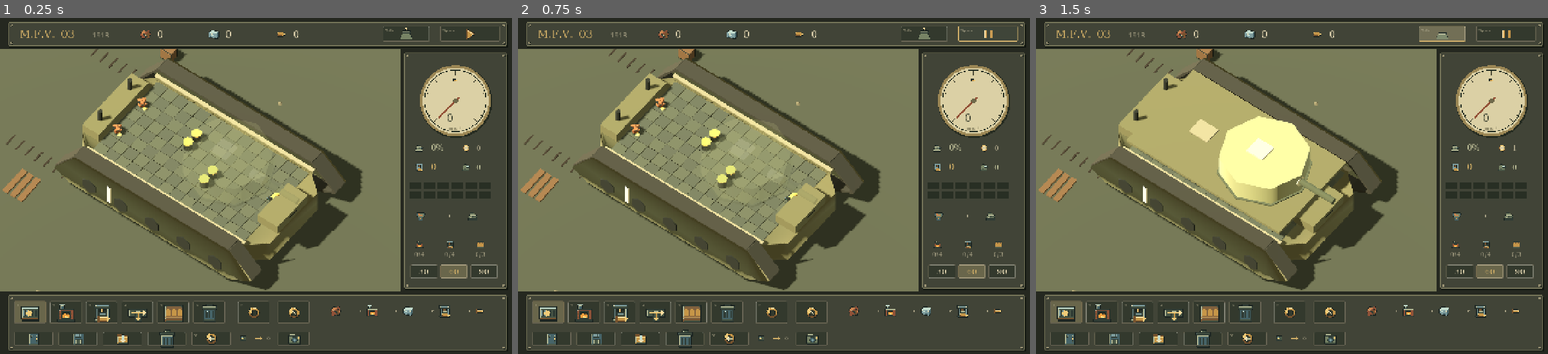
Above: before the commit, frames 1-3 (left to right).
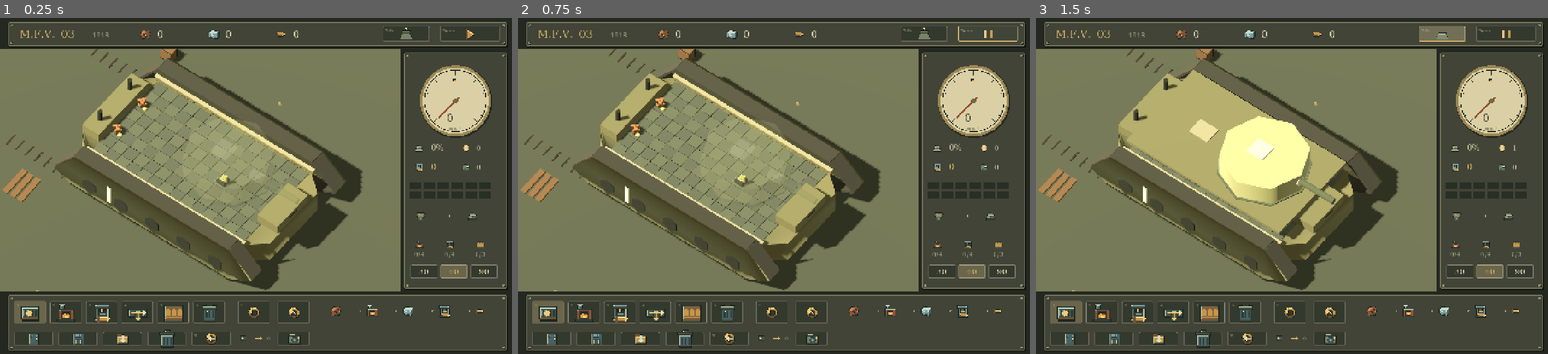
Above: after the commit, the same moments.

Repository: dicenull/last-supply-line
Game: Godot game, scene res://main.tscn
Two runs of this game, one before a commit and one after it. Both use one fixed random seed, a clock stepped at 60 frames per second and the inputs below.
Inputs (mouse positions are in pixels of both pictures, inside the frame that each line leads up to):
- Up to frame 1 (0.25 s): no input
- Up to frame 2 (0.75 s): click (989, 34) at 0.52 s
- Up to frame 3 (1.5 s): click (1440, 34) at 1.27 s

The runs differ from the first frame. In frame 1, 0.5% of the frame differs, in the area x 35-55%, y 33-55%; in frame 2, 0.5%; in frame 3, nothing differs.

Commit message:
feat: move ammo feed beneath turret and remove deck pillars

Diff:
--- a/scripts/factory.gd
+++ b/scripts/factory.gd
@@ -4,8 +4,9 @@
 const H = 8
 const TICK = 0.25
 const DIRS = [Vector2i.RIGHT, Vector2i.DOWN, Vector2i.LEFT, Vector2i.UP]
-const BLOCKS = [Vector2i(5,2), Vector2i(5,3), Vector2i(8,4), Vector2i(8,5)]
-const PORTS = {Vector2i(0,2): "source", Vector2i(0,5): "source", Vector2i(13,3): "gun"}
+const BLOCKS: Array[Vector2i] = []
+const AMMO_PORT = Vector2i(9,4)
+const PORTS = {Vector2i(0,2): "source", Vector2i(0,5): "source", AMMO_PORT: "gun"}
 const LIMITS = {"belt": 80, "furnace": 4, "press": 4, "splitter": 6, "depot": 3}
 const RECIPES = {"furnace": ["scrap", "steel", 6], "press": ["steel", "shell", 8]}
 var cells: Dictionary = {}
@@ -246,9 +247,8 @@
 	# Deliberately single-lane: a starting example, not a completed optimal factory.
 	for x in [1,3]: cells[Vector2i(x,2)] = make_cell("belt",0)
 	cells[Vector2i(2,2)] = make_cell("furnace",0)
-	cells[Vector2i(4,2)] = make_cell("press",3)
-	for x in range(4,13): cells[Vector2i(x,1)] = make_cell("belt",0)
-	cells[Vector2i(12,1)].dir = 1
-	cells[Vector2i(12,2)] = make_cell("belt",1)
-	cells[Vector2i(12,3)] = make_cell("belt",0)
+	cells[Vector2i(4,2)] = make_cell("press",0)
+	for x in range(5,AMMO_PORT.x+1): cells[Vector2i(x,2)] = make_cell("belt",0)
+	cells[Vector2i(AMMO_PORT.x,2)].dir = 1
+	cells[Vector2i(AMMO_PORT.x,3)] = make_cell("belt",1)
 	message = "見本は1系統だけ。60発/分には足りません。分配や並列化を試してください。"
--- a/scripts/tank_world.gd
+++ b/scripts/tank_world.gd
@@ -232,10 +232,6 @@
 	box(self,Vector3(8.54,3.2,0),Vector3(0.03,0.12,1.0),"dark")
 	# A translucent, enlarged turret above the forward half of the factory deck.
 	build_turret()
-	for p in F.BLOCKS:
-		var pos = cell_position(p)
-		cylinder(self,pos+Vector3(0,0.34,0),0.35,0.7,"dark",8)
-		cylinder(self,pos+Vector3(0,0.7,0),0.4,0.1,"brass",8)
 	roof = Node3D.new()
 	add_child(roof)
 	box(roof,Vector3(0,3.9,0),Vector3(14.1,0.24,8.15),"armor")
--- a/tests/factory_test.gd
+++ b/tests/factory_test.gd
@@ -14,10 +14,10 @@
 func add_second_line(f):
 	for x in [1,3]: f.cells[Vector2i(x,5)] = f.make_cell("belt",0)
 	f.cells[Vector2i(2,5)] = f.make_cell("furnace",0)
-	f.cells[Vector2i(4,5)] = f.make_cell("press",1)
-	for x in range(4,13): f.cells[Vector2i(x,6)] = f.make_cell("belt",0)
-	f.cells[Vector2i(12,6)].dir = 3
-	for y in [5,4]: f.cells[Vector2i(12,y)] = f.make_cell("belt",3)
+	f.cells[Vector2i(4,5)] = f.make_cell("press",0)
+	for x in range(5,9): f.cells[Vector2i(x,5)] = f.make_cell("belt",0)
+	f.cells[Vector2i(8,5)].dir = 3
+	f.cells[Vector2i(8,4)] = f.make_cell("belt",0)
 func _initialize():
 	var empty = Factory.new()
 	advance(empty,30)
@@ -41,7 +41,7 @@
 	check(parallel.ammo <= 12,"receiver respects capacity")
 	var disconnected = Factory.new()
 	disconnected.example()
-	disconnected.cells.erase(Vector2i(12,2))
+	disconnected.cells.erase(Vector2i(9,3))
 	advance(disconnected,60)
 	check(disconnected.manufactured > 0 and disconnected.shots == 0,"a disconnected output cannot magically supply gun")
 	var rotate = Factory.new()
@@ -80,9 +80,9 @@
 	check(winners.count("steel") == 3 and winners.count("scrap") == 3,"merge arbitration gives both inputs equal turns")
 	var stored = Factory.new()
 	stored.cells.clear()
-	stored.cells[Vector2i(12,3)] = stored.make_cell("depot",0)
-	stored.cells[Vector2i(13,3)] = stored.make_cell("gun",0)
-	for i in range(8): stored.cells[Vector2i(12,3)].items.append("shell")
+	stored.cells[Factory.AMMO_PORT+Vector2i.LEFT] = stored.make_cell("depot",0)
+	stored.cells[Factory.AMMO_PORT] = stored.make_cell("gun",0)
+	for i in range(8): stored.cells[Factory.AMMO_PORT+Vector2i.LEFT].items.append("shell")
 	advance(stored,15)
 	check(stored.shots == 8 and stored.ammo == 0,"stored shells sustain firing with no upstream supply, then exhaust")
 	var steady = Factory.new()
@@ -93,7 +93,10 @@
 	check(steady.recent_rate() == 60 and steady.availability() == 100,"30-second throughput window has no extra boundary shot")
 	var edit = Factory.new()
 	edit.edit(Vector2i(5,2),"belt",0)
-	check(not edit.cells.has(Vector2i(5,2)),"fixed structures cannot be built on")
+	check(edit.cells.has(Vector2i(5,2)),"former pillar tiles accept equipment")
+	check(edit.count_kind("gun") == 1 and edit.cells[Factory.AMMO_PORT].kind == "gun","one ammunition receiver is fixed beneath turret")
+	edit.edit(Factory.AMMO_PORT,"erase",0)
+	check(edit.cells[Factory.AMMO_PORT].kind == "gun","ammunition receiver cannot be erased")
 	edit.edit(Vector2i(0,2),"erase",0)
 	check(edit.cells[Vector2i(0,2)].kind == "source","fixed supply ports cannot be erased")
 	edit.running = true
@@ -110,7 +113,7 @@
 	check(restored.restore(JSON.parse_string(JSON.stringify(snapshot))),"layout survives JSON save/load round trip")
 	check(restored.layout().size() == snapshot.size() and restored.shots == 0,"restoring layout resets trial")
 	var before = restored.layout()
-	check(not restored.restore([[5,2,"belt",0]]) and restored.layout() == before,"invalid save rejected atomically")
+	check(not restored.restore([[Factory.AMMO_PORT.x,Factory.AMMO_PORT.y,"belt",0]]) and restored.layout() == before,"invalid save rejected atomically")
 	parallel.running = false
 	var t = parallel.elapsed
 	parallel.step(10)
Not shown, changed: DESIGN.md
Not shown, changed: README.md
